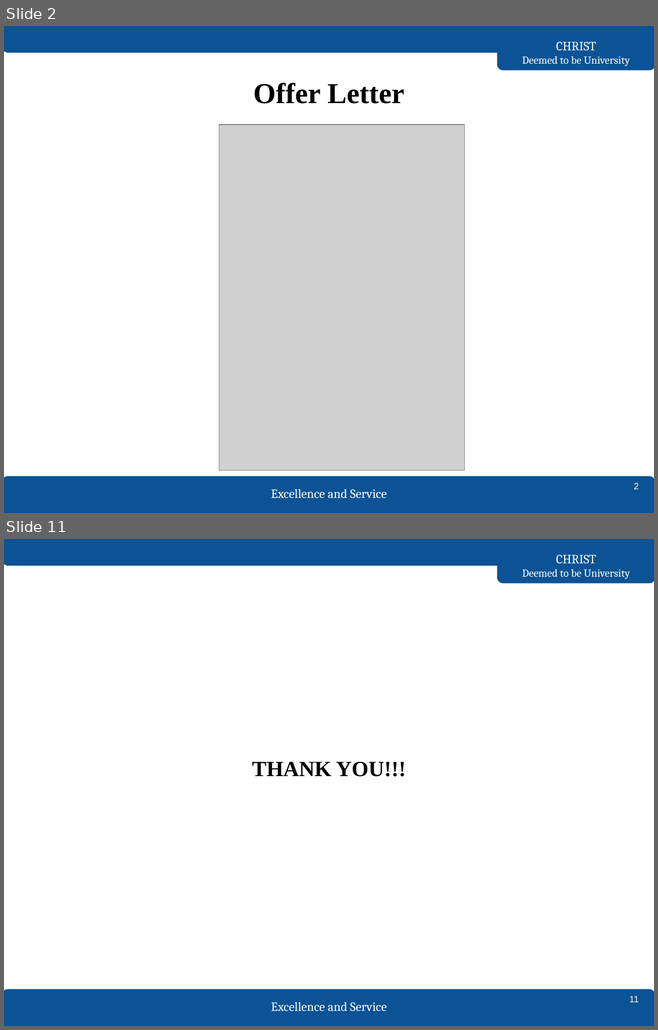
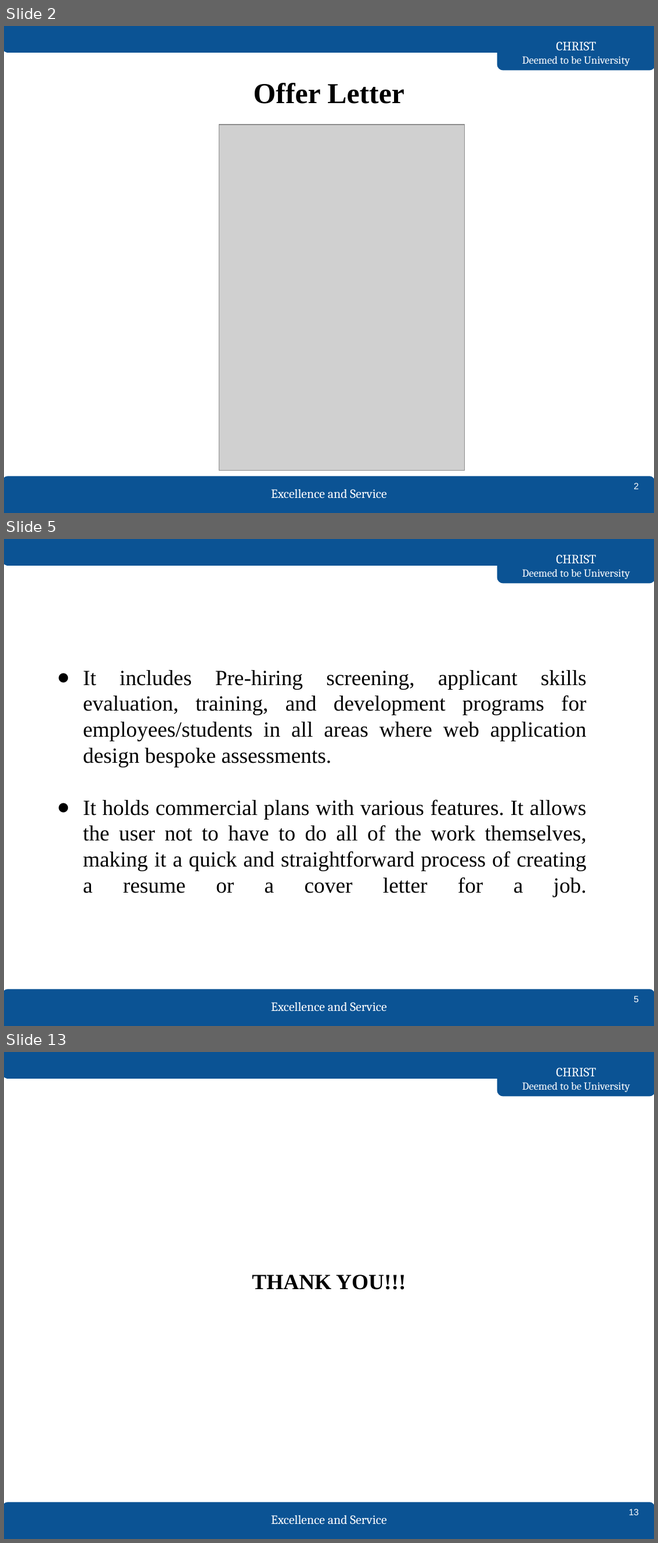
Before and after one commit to sandeepss2020/sem6, a slide deck: 2147130_SandeepSS.pptx. Shown one above the other, each under a label of ours: slides 2 and 11 before the commit, slides 2, 5 and 13 after it; the slides between them are not shown. The pictures are 658x1030 and 658x1543 pixels, drawn with LibreOffice and Linux fonts; fonts in the diff are those of the drawing; grey boxes stand for pictures. Boxes give left, top, right and bottom in pixels: in the first picture for what was removed or moved away, otherwise in the second. Text is boxed around its words. In the diff, an @@ line names an element or a change of style, - is before the commit and + after.

```diff
--- a/2147130_SandeepSS.pptx
+++ b/2147130_SandeepSS.pptx
@@ slide 5 added at bbox=[4, 539, 654, 1026], background #FFFFFF; not listed: 5 template elements that a slide beside it also shows @@
@@ text added at bbox=[83, 670, 586, 897], 24 pt, text #000000 @@
+● It includes Pre-hiring screening, applicant skills evaluation, training, and development programs for employees/students in all areas where web application design bespoke assessments.
+● It holds commercial plans with various features. It allows the user not to have to do all of the work themselves, making it a quick and straightforward process of creating a resume or a cover letter for a job.
@@ page number added at bbox=[633, 996, 639, 1002], 10 pt, text #FFFFFF @@
+5
@@ what was slide 11 is now slide 13 @@
@@ page number at bbox=[629, 1509, 639, 1515]: text changed @@
-11
+13
```
Also in this commit, not shown: 9 slides changed, 1 other slide added.
